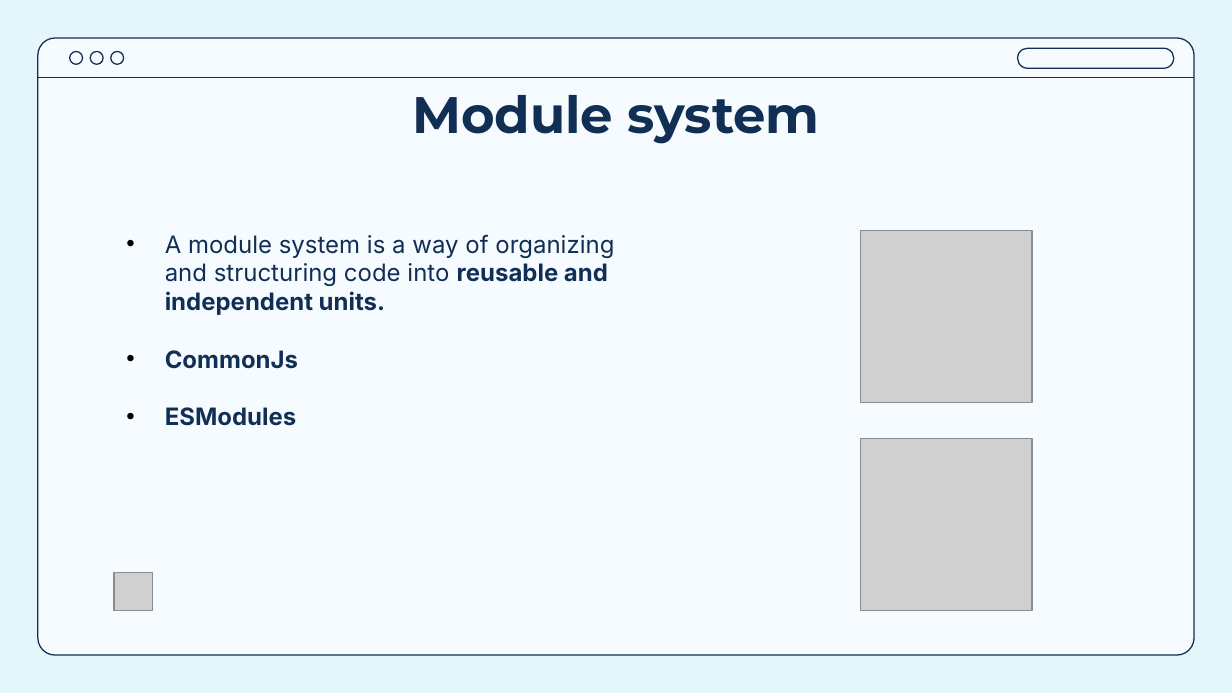
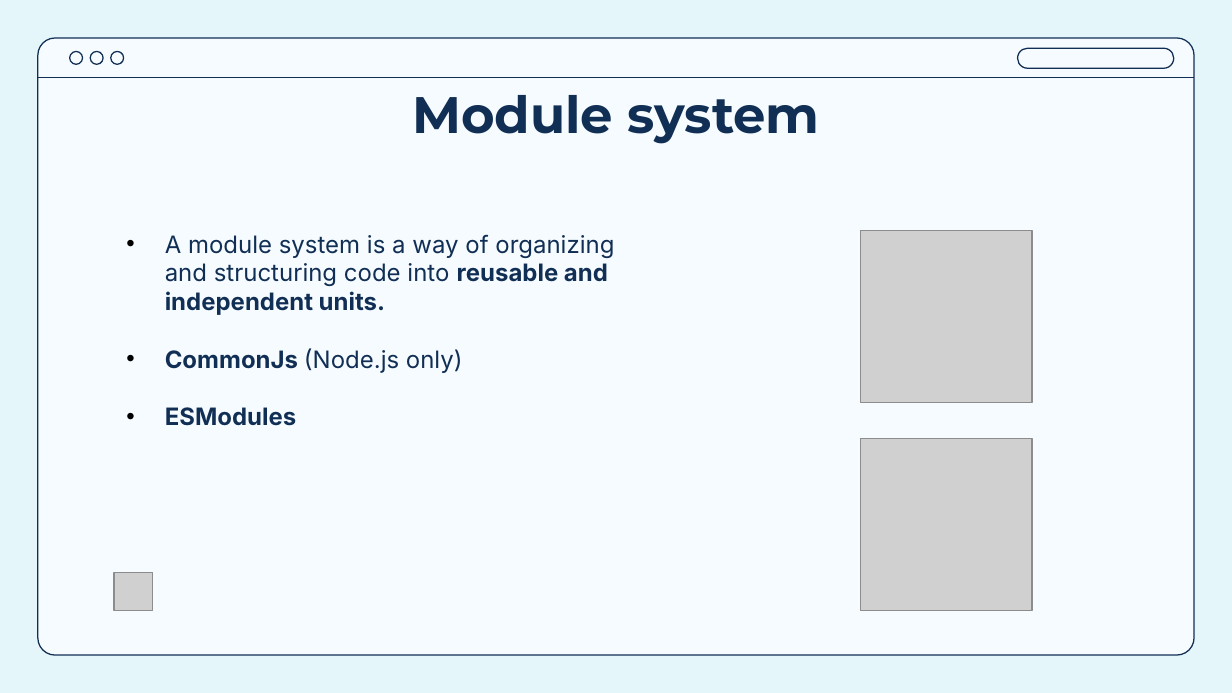
Before and after one commit to Ahmed-Khaled24/Node-workshop, a slide deck: slide 23 of Session 1 - Node Intro/Session 1.pptx (slide 22 before the commit). Drawn at 1232x693 pixels with LibreOffice and Linux fonts; fonts in the diff are those of the drawing; grey boxes stand for pictures. Boxes give left, top, right and bottom in pixels: in the first picture for what was removed or moved away, otherwise in the second. Text is boxed around its words. In the diff, an @@ line names an element or a change of style, - is before the commit and + after.

```diff
--- a/Session 1 - Node Intro/Session 1.pptx
+++ b/Session 1 - Node Intro/Session 1.pptx
@@ text at bbox=[165, 348, 463, 373]: text changed; bold off @@
-• CommonJs
+• CommonJs (Node.js only)
```
Also in this commit, not shown: 4 other slides changed, 4 slides added, 5 other files.
